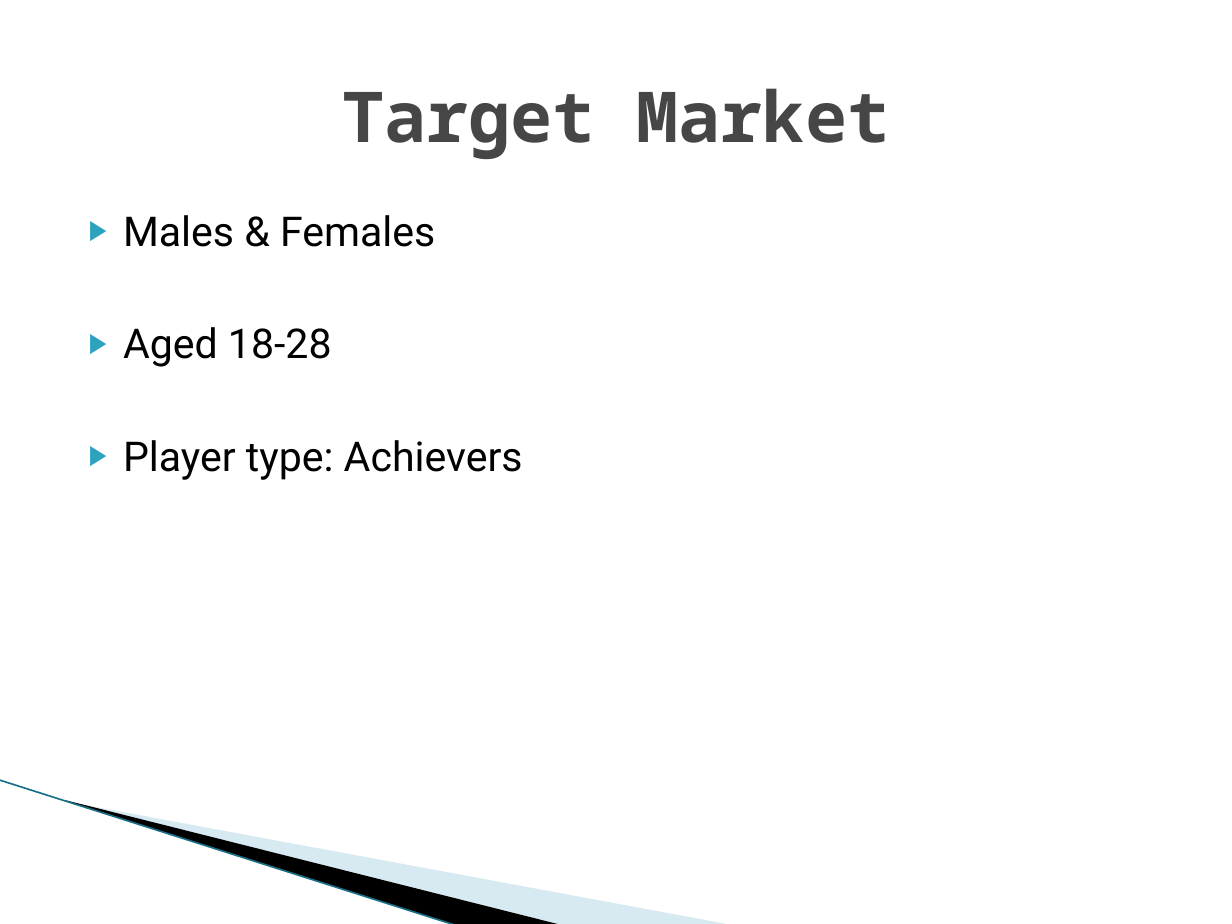
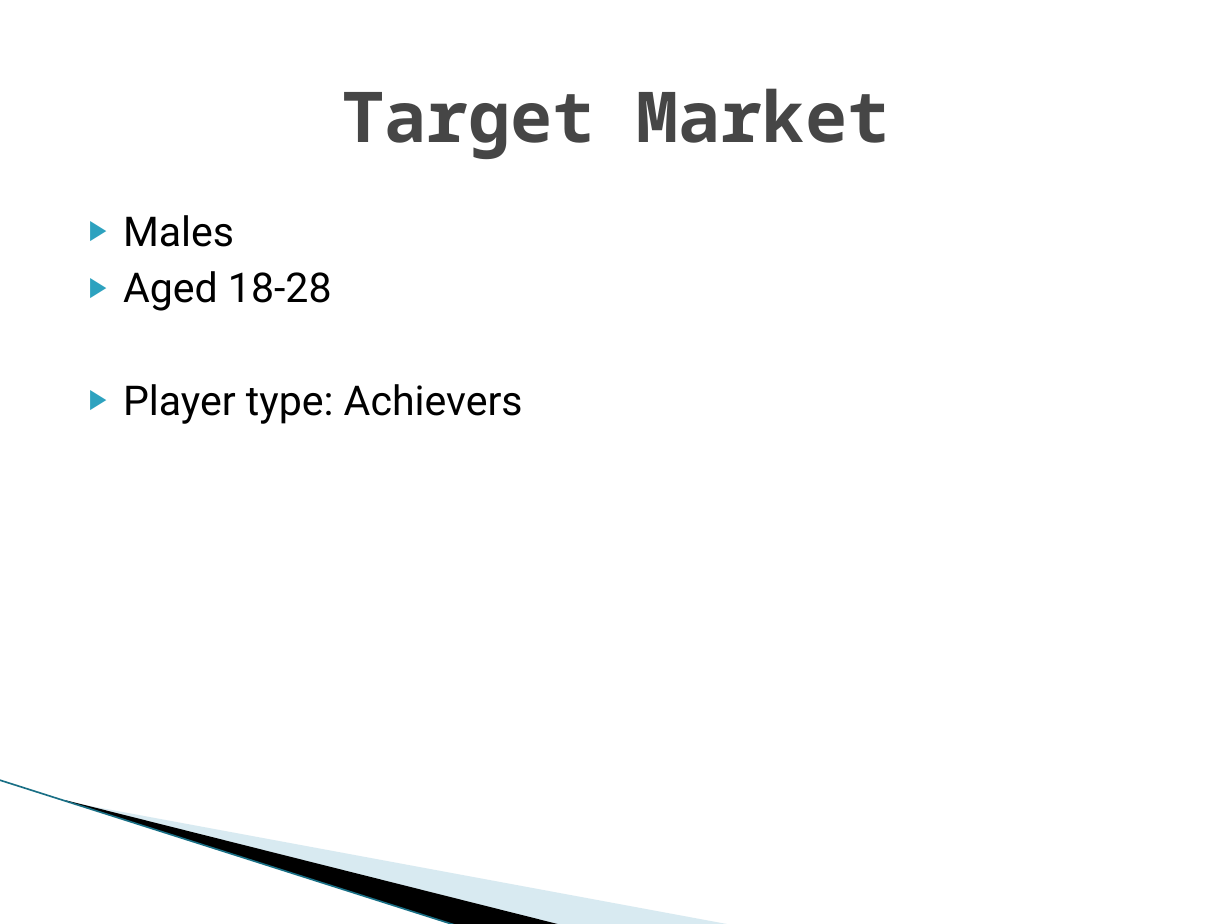
Before and after one commit to UoSGamesGroups/first-semester-l4-5-group-16, a slide deck: slide 3 of Presentations/First Pres.pptx (slide 4 before the commit). Drawn at 1232x924 pixels with LibreOffice and Linux fonts; fonts in the diff are those of the drawing; background and template pictures are left out. Boxes give left, top, right and bottom in pixels: in the first picture for what was removed or moved away, otherwise in the second. Text is boxed around its words. In the diff, an @@ line names an element or a change of style, - is before the commit and + after.

```diff
--- a/Presentations/First Pres.pptx
+++ b/Presentations/First Pres.pptx
@@ text at bbox=[123, 215, 234, 247]: text changed @@
-▶ Males & Females
+▶ Males
```
Also in this commit, not shown: 3 other slides changed.
